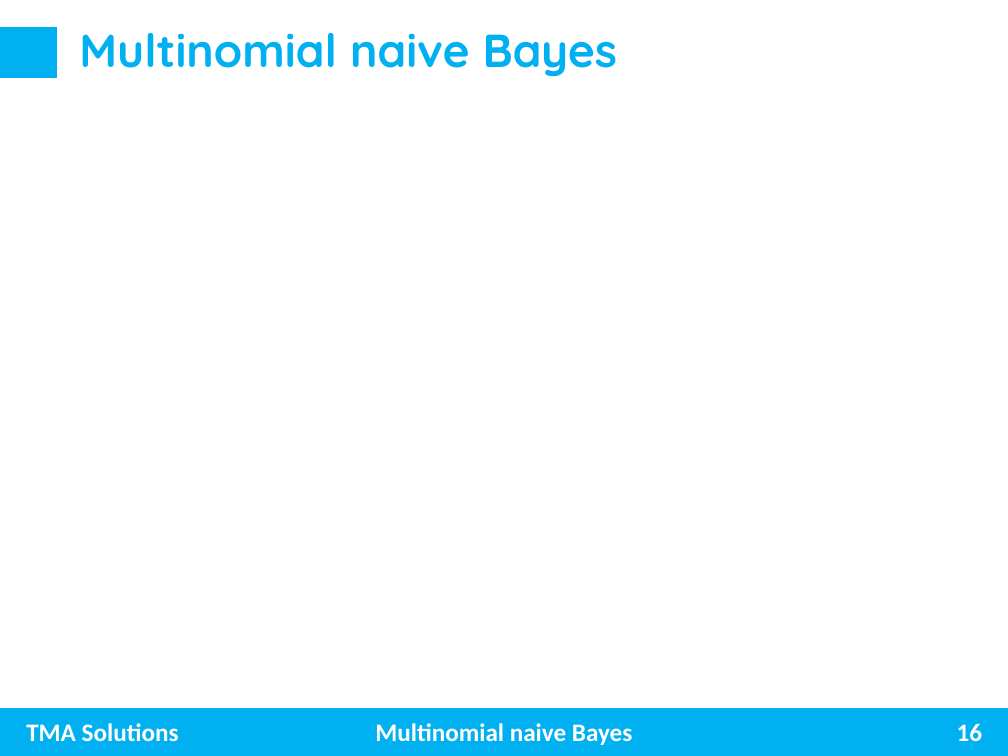
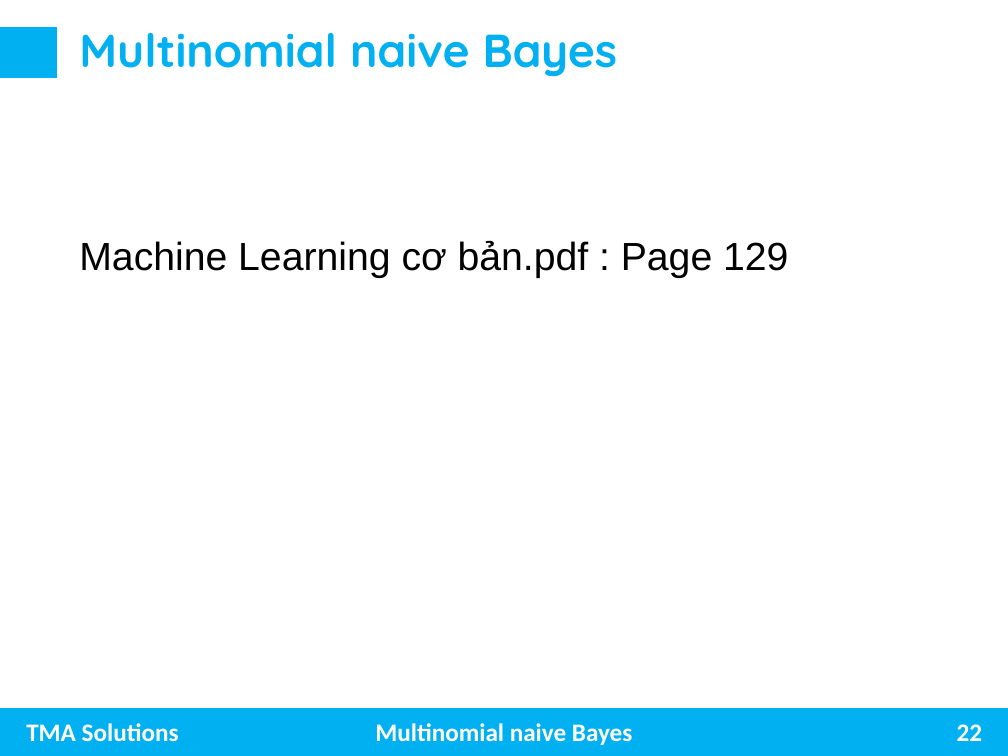
Before and after one commit to trungnghia2009/MachineLearning, a slide deck: slide 22 of Naive Bayes.pptx (slide 16 before the commit). Drawn at 1008x756 pixels with LibreOffice and Linux fonts; fonts in the diff are those of the drawing. Boxes give left, top, right and bottom in pixels: in the first picture for what was removed or moved away, otherwise in the second. Text is boxed around its words. In the diff, an @@ line names an element or a change of style, - is before the commit and + after.

Commit message:
update naive Bayes

```diff
--- a/Naive Bayes.pptx
+++ b/Naive Bayes.pptx
@@ text added at (79,240,788,278), 28 pt, text #000000 @@
+Machine Learning cơ bản.pdf : Page 129
@@ page number at (957,724,983,741): text changed @@
-16
+22
```
Also in this commit, not shown: 8 other slides changed, 7 slides added.
